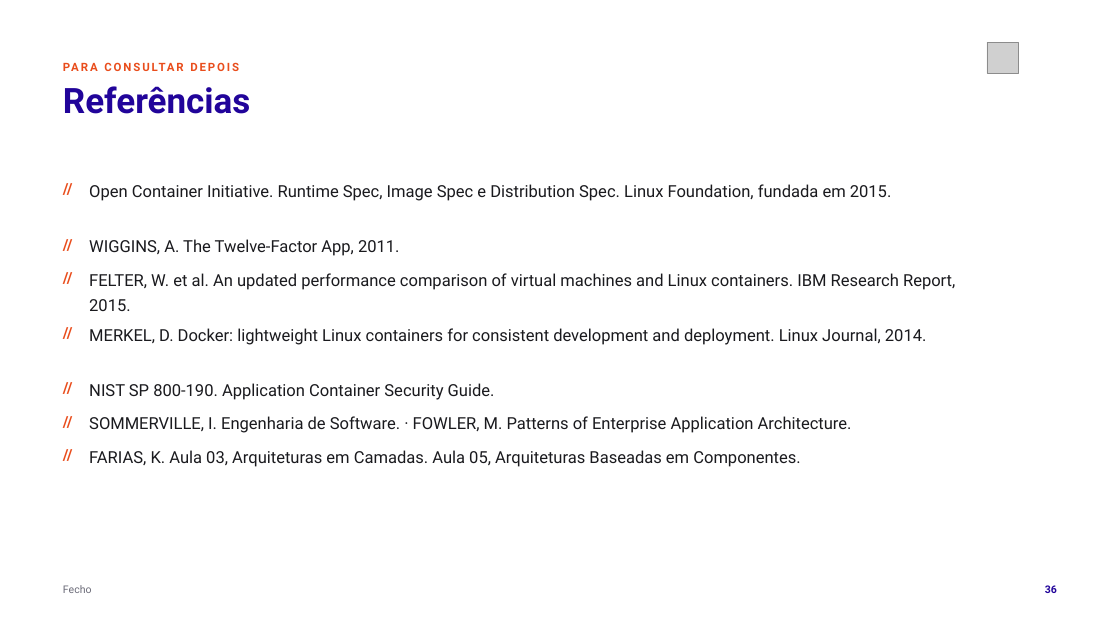
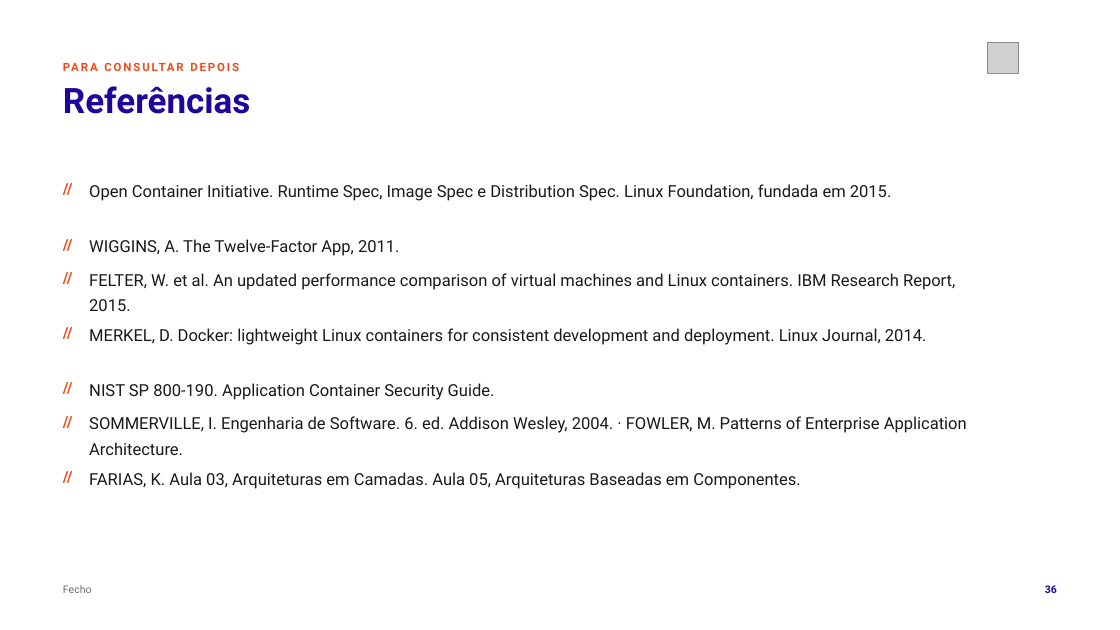
Before and after one commit to tcpassos/invite-app, a slide deck: slide 36 of trabalhos/T1-Docker-Invite-People.pptx. Drawn at 1120x630 pixels with LibreOffice and Linux fonts; fonts in the diff are those of the drawing; grey boxes stand for pictures. Boxes give left, top, right and bottom in pixels: in the first picture for what was removed or moved away, otherwise in the second. Text is boxed around its words. In the diff, an @@ line names an element or a change of style, - is before the commit and + after.

```diff
--- a/trabalhos/T1-Docker-Invite-People.pptx
+++ b/trabalhos/T1-Docker-Invite-People.pptx
@@ text at [89,416,967,455]: text changed @@
-SOMMERVILLE, I. Engenharia de Software. · FOWLER, M. Patterns of Enterprise Application Architecture.
+SOMMERVILLE, I. Engenharia de Software. 6. ed. Addison Wesley, 2004. · FOWLER, M. Patterns of Enterprise Application Architecture.
@@ text "//": place and size @@
-text "//" at [63,442,86,466]
+text "//" at [63,464,86,488]
@@ text "FARIAS, K. Aula 03, Arquiteturas ...": place and size @@
-text "FARIAS, K. Aula 03, Arquiteturas ..." at [89,450,800,467]
+text "FARIAS, K. Aula 03, Arquiteturas ..." at [89,472,800,489]
```
Also in this commit, not shown: 2 other slides changed, 5 other files.
